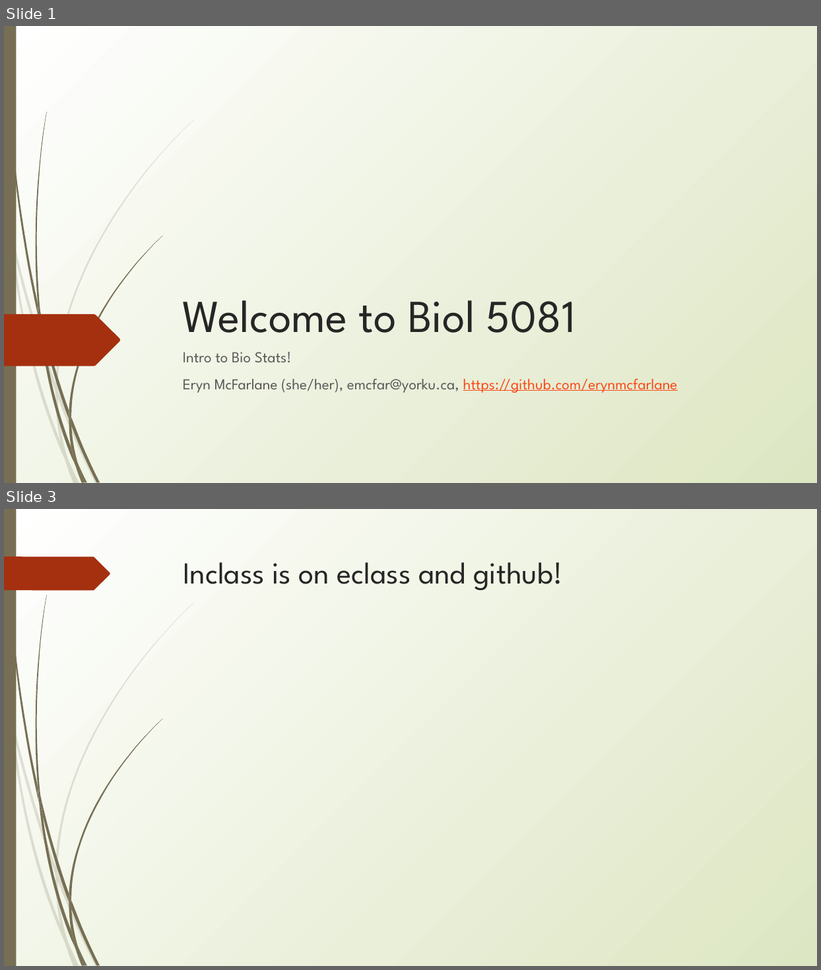
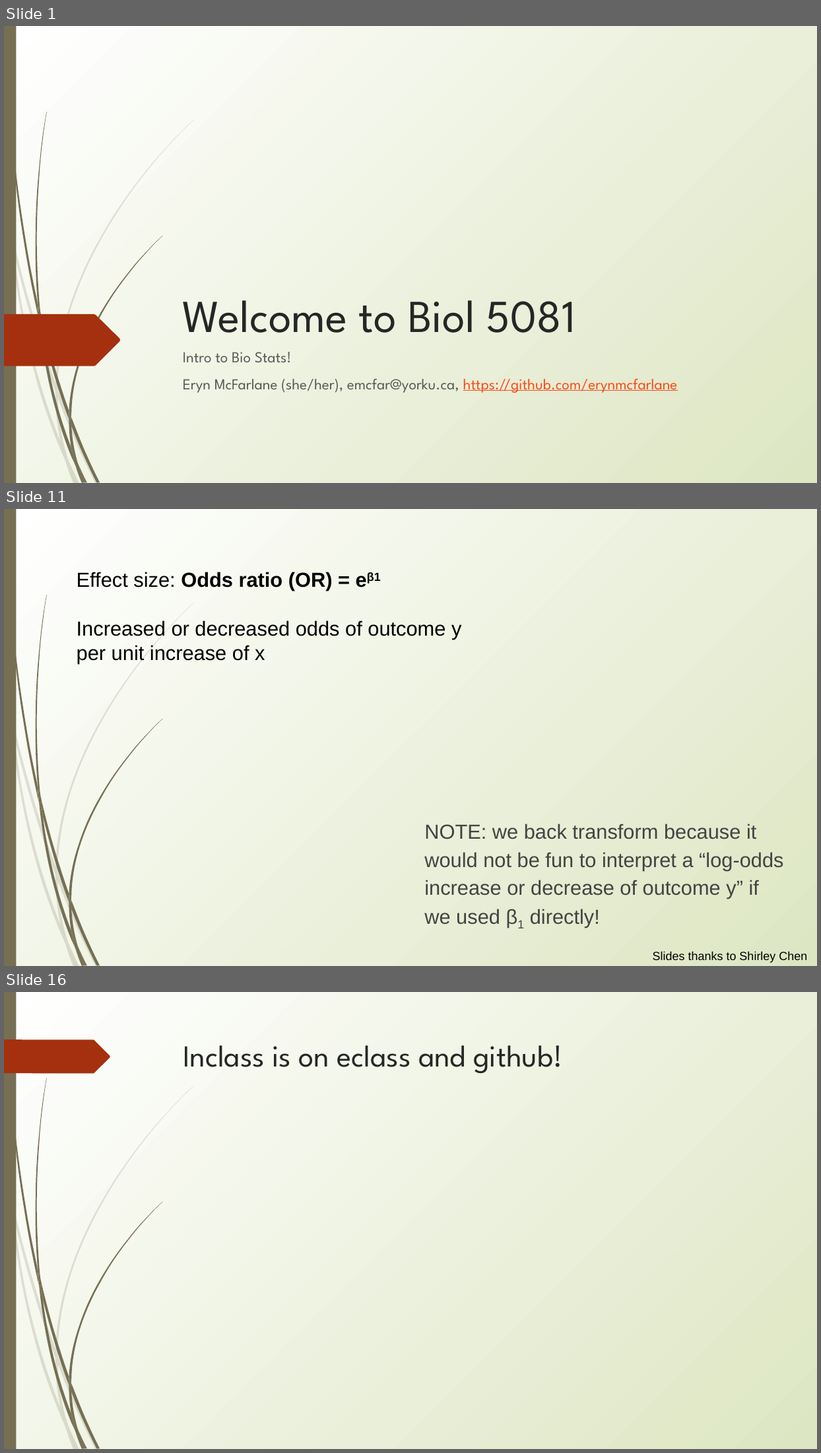
Before and after one commit to erynmcfarlane/GraduateStatsClass, a slide deck: Lecture5.pptx. Shown one above the other, each under a label of ours: slides 1 and 3 before the commit, slides 1, 11 and 16 after it; the slides between them are not shown. The pictures are 821x970 and 821x1453 pixels, drawn with LibreOffice and Linux fonts; fonts in the diff are those of the drawing. Boxes give left, top, right and bottom in pixels: in the first picture for what was removed or moved away, otherwise in the second. Text is boxed around its words. In the diff, an @@ line names an element or a change of style, - is before the commit and + after.

```diff
--- a/Lecture5.pptx
+++ b/Lecture5.pptx
@@ slide 11 added at [4,509,817,966], background gradient #FFFFFF to #DDE6C3; not listed: 23 template elements that a slide beside it also shows @@
@@ text added at [77,572,461,664], 24 pt, text #000000 @@
+Effect size: Odds ratio (OR) = eβ1
+Increased or decreased odds of outcome y per unit increase of x
@@ text added at [424,824,783,927], 24 pt, text #434343 @@
+NOTE: we back transform because it would not be fun to interpret a “log-odds increase or decrease of outcome y” if we used β1 directly!
@@ text added at [653,952,807,963], 14 pt, text #000000 @@
+Slides thanks to Shirley Chen
@@ what was slide 3 is now slide 16 @@
```
Also in this commit, not shown: 1 slide changed, 19 other slides added.
